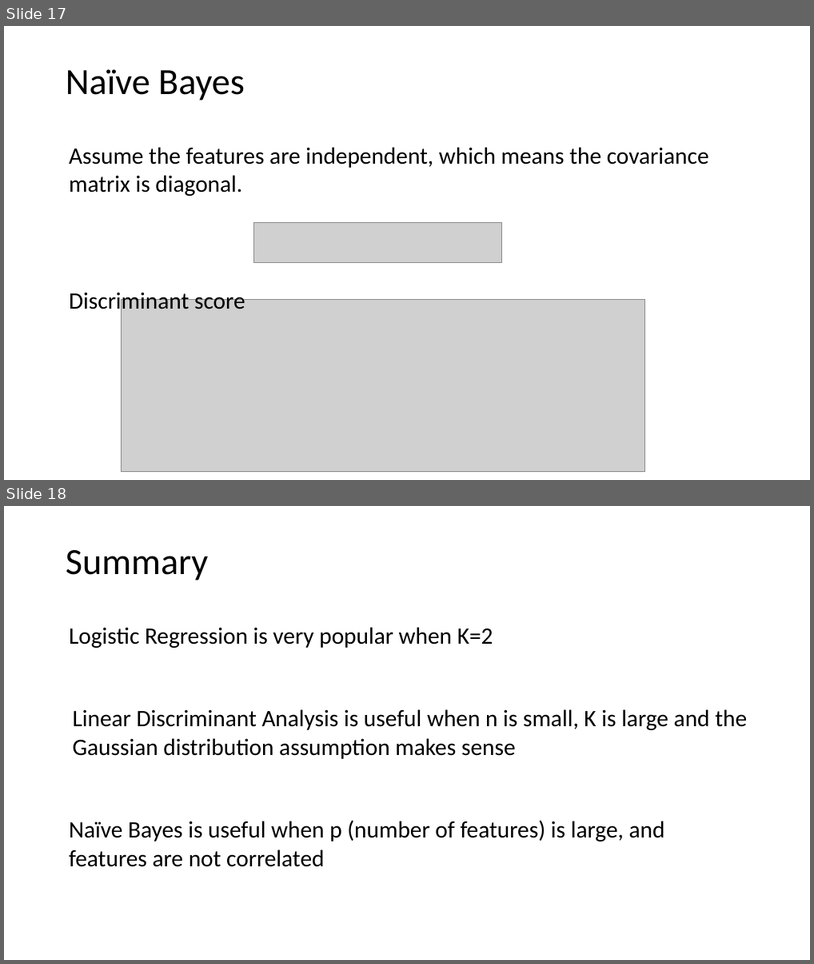
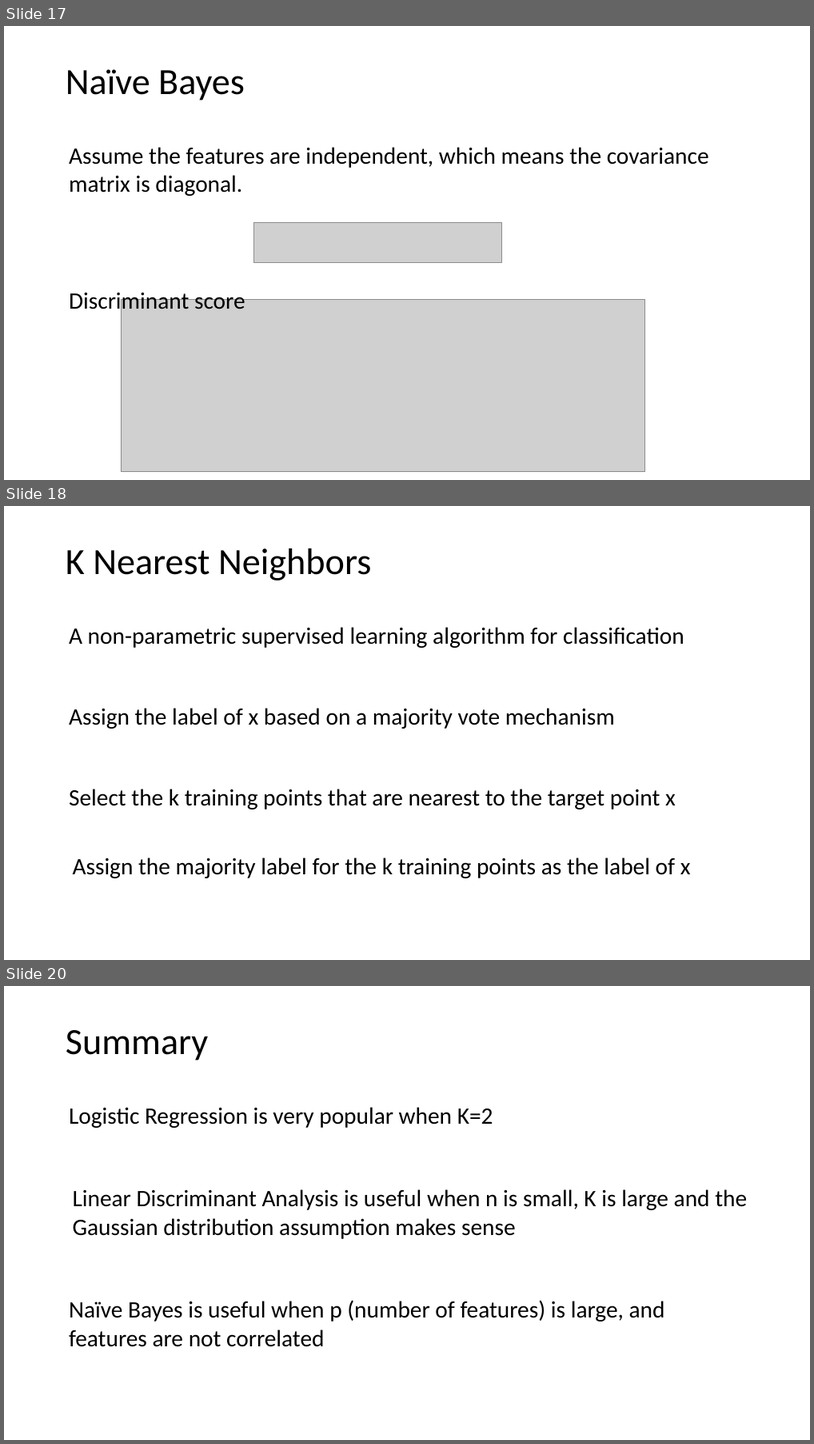
Before and after one commit to tianzheng4/tianzheng4.github.io, a slide deck: _umkc-teaching/slides/Lecture 5.pptx. Shown one above the other, each under a label of ours: slides 17 and 18 before the commit, slides 17, 18 and 20 after it; the slides between them are not shown. The pictures are 814x964 and 814x1444 pixels, drawn with LibreOffice and Linux fonts; fonts in the diff are those of the drawing; grey boxes stand for pictures. Boxes give left, top, right and bottom in pixels: in the first picture for what was removed or moved away, otherwise in the second. Text is boxed around its words. In the diff, an @@ line names an element or a change of style, - is before the commit and + after.

```diff
--- a/_umkc-teaching/slides/Lecture 5.pptx
+++ b/_umkc-teaching/slides/Lecture 5.pptx
@@ slide 18 added at <box>4,506,810,960</box>, background #FFFFFF @@
@@ title added at <box>66,548,371,580</box>, 44 pt, text #000000 @@
+K Nearest Neighbors
@@ text added at <box>69,627,685,648</box>, 28 pt, text #000000 @@
+A non-parametric supervised learning algorithm for classification
@@ text added at <box>69,708,615,728</box>, 28 pt, text #000000 @@
+Assign the label of x based on a majority vote mechanism
@@ text added at <box>69,788,676,809</box>, 28 pt, text #000000 @@
+Select the k training points that are nearest to the target point x
@@ text added at <box>73,857,691,878</box>, 28 pt, text #000000 @@
+Assign the majority label for the k training points as the label of x
@@ what was slide 18 is now slide 20 @@
```
Also in this commit, not shown: 1 other slide added, 2 other files.
